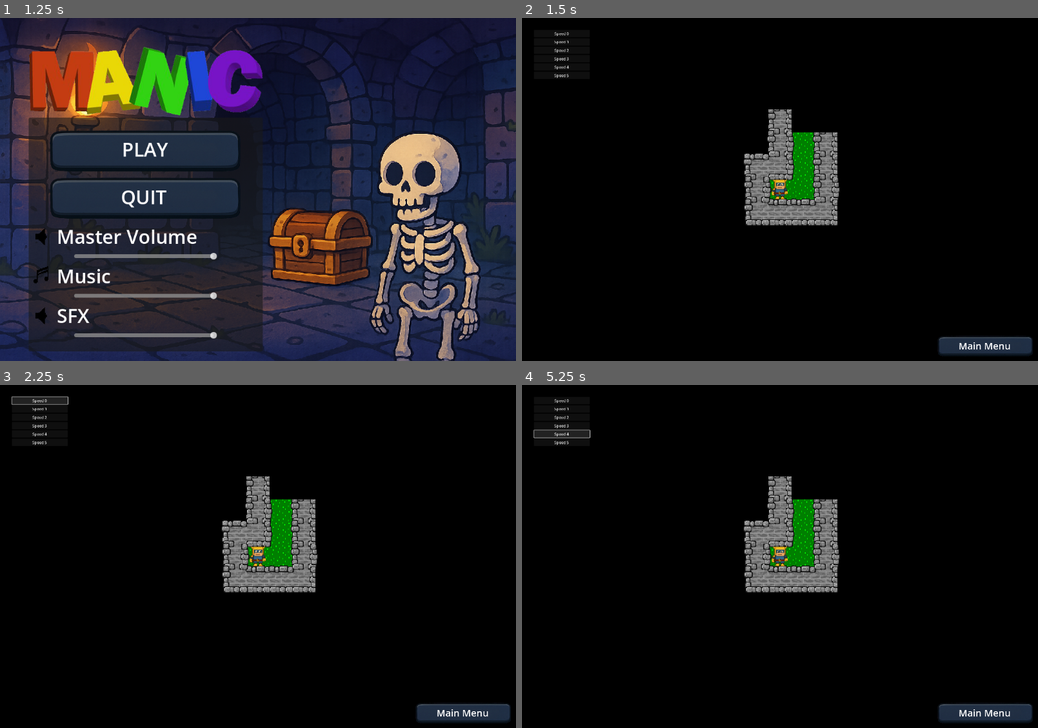
Above: before the commit, frames 1-4 (two rows, left to right).
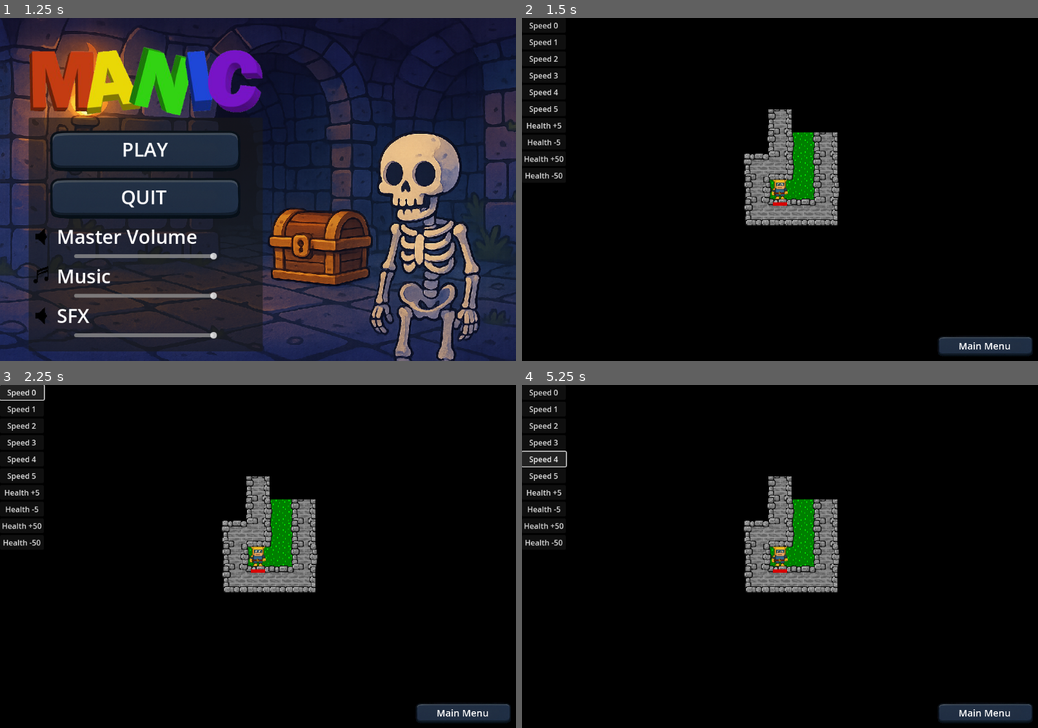
Above: after the commit, the same moments.

Repository: Krowerom/godot_manicdungeon
Game: Godot game, scene res://scenes/main_menu.tscn
Two runs of this game, one before a commit and one after it. Both use one fixed random seed, a clock stepped at 60 frames per second and the inputs below.
Inputs:
- Up to frame 1 (1.25 s): click "PLAY" at 0.5 s
- Up to frame 2 (1.5 s): click "PLAY" at 1.25 s
- Up to frame 3 (2.25 s): click "Speed 0" at 2 s
- Up to frame 4 (5.25 s): click "Speed 1" at 2.75 s; click "Speed 2" at 3.5 s; click "Speed 3" at 4.25 s; click "Speed 4" at 5 s

Frame 1 is identical in both runs. In frame 2, 0.8% of the frame differs, in the area x 0-52%, y 1-55%; in frame 3, 1.2%; in frame 4, 1.4%.

Commit message:
Added Player Health, Healthbar, death and escape scenes

Diff:
--- a/prefab/UI/testingame.tscn
+++ b/prefab/UI/testingame.tscn
@@ -13,47 +13,66 @@
 [node name="Positive" type="AudioStreamPlayer" parent="Sounds"]
 stream = ExtResource("2_cpnlg")
 
-[node name="TestSpeed" type="VBoxContainer" parent="."]
-layout_mode = 1
-anchors_preset = 15
-anchor_right = 1.0
-anchor_bottom = 1.0
-offset_left = 25.0
-offset_top = 25.0
-offset_right = 259.0
-offset_bottom = 231.0
-grow_horizontal = 2
-grow_vertical = 2
-scale = Vector2(0.5, 0.5)
+[node name="VBoxContainer" type="VBoxContainer" parent="."]
+layout_mode = 0
+offset_right = 40.0
+offset_bottom = 40.0
+
+[node name="TestSpeed" type="VBoxContainer" parent="VBoxContainer"]
+layout_mode = 2
 alignment = 1
 
-[node name="Speed0" type="Button" parent="TestSpeed"]
+[node name="Speed0" type="Button" parent="VBoxContainer/TestSpeed"]
 layout_mode = 2
 text = "Speed 0"
 
-[node name="Speed1" type="Button" parent="TestSpeed"]
+[node name="Speed1" type="Button" parent="VBoxContainer/TestSpeed"]
 layout_mode = 2
 text = "Speed 1"
 
-[node name="Speed2" type="Button" parent="TestSpeed"]
+[node name="Speed2" type="Button" parent="VBoxContainer/TestSpeed"]
 layout_mode = 2
 text = "Speed 2"
 
-[node name="Speed3" type="Button" parent="TestSpeed"]
+[node name="Speed3" type="Button" parent="VBoxContainer/TestSpeed"]
 layout_mode = 2
 text = "Speed 3"
 
-[node name="Speed4" type="Button" parent="TestSpeed"]
+[node name="Speed4" type="Button" parent="VBoxContainer/TestSpeed"]
 layout_mode = 2
 text = "Speed 4"
 
-[node name="Speed5" type="Button" parent="TestSpeed"]
+[node name="Speed5" type="Button" parent="VBoxContainer/TestSpeed"]
 layout_mode = 2
 text = "Speed 5"
 
-[connection signal="pressed" from="TestSpeed/Speed0" to="." method="_on_speed_0_pressed"]
-[connection signal="pressed" from="TestSpeed/Speed1" to="." method="_on_speed_1_pressed"]
-[connection signal="pressed" from="TestSpeed/Speed2" to="." method="_on_speed_2_pressed"]
-[connection signal="pressed" from="TestSpeed/Speed3" to="." method="_on_speed_3_pressed"]
-[connection signal="pressed" from="TestSpeed/Speed4" to="." method="_on_speed_4_pressed"]
-[connection signal="pressed" from="TestSpeed/Speed5" to="." method="_on_speed_5_pressed"]
+[node name="TestHealth" type="VBoxContainer" parent="VBoxContainer"]
+layout_mode = 2
+alignment = 1
+
+[node name="Health +5" type="Button" parent="VBoxContainer/TestHealth"]
+layout_mode = 2
+text = "Health +5"
+
+[node name="Health -5" type="Button" parent="VBoxContainer/TestHealth"]
+layout_mode = 2
+text = "Health -5"
+
+[node name="Health +50" type="Button" parent="VBoxContainer/TestHealth"]
+layout_mode = 2
+text = "Health +50"
+
+[node name="Health -50" type="Button" parent="VBoxContainer/TestHealth"]
+layout_mode = 2
+text = "Health -50"
+
+[connection signal="pressed" from="VBoxContainer/TestSpeed/Speed0" to="." method="_on_speed_0_pressed"]
+[connection signal="pressed" from="VBoxContainer/TestSpeed/Speed1" to="." method="_on_speed_1_pressed"]
+[connection signal="pressed" from="VBoxContainer/TestSpeed/Speed2" to="." method="_on_speed_2_pressed"]
+[connection signal="pressed" from="VBoxContainer/TestSpeed/Speed3" to="." method="_on_speed_3_pressed"]
+[connection signal="pressed" from="VBoxContainer/TestSpeed/Speed4" to="." method="_on_speed_4_pressed"]
+[connection signal="pressed" from="VBoxContainer/TestSpeed/Speed5" to="." method="_on_speed_5_pressed"]
+[connection signal="pressed" from="VBoxContainer/TestHealth/Health +5" to="." method="_on_health_add5_pressed"]
+[connection signal="pressed" from="VBoxContainer/TestHealth/Health -5" to="." method="_on_health_hit5_pressed"]
+[connection signal="pressed" from="VBoxContainer/TestHealth/Health +50" to="." method="_on_health_add50_pressed"]
+[connection signal="pressed" from="VBoxContainer/TestHealth/Health -50" to="." method="_on_health_hit50_pressed"]
--- /dev/null
+++ b/prefab/health.tscn
@@ -0,0 +1,7 @@
+[gd_scene load_steps=2 format=3 uid="uid://dbjbgyi1v1mtv"]
+
+[ext_resource type="Script" uid="uid://dvokk8073rc8i" path="res://scripts/health.gd" id="1_iu5nk"]
+
+[node name="Health" type="Node"]
+script = ExtResource("1_iu5nk")
+post_death_action = 1
--- /dev/null
+++ b/prefab/healthbar.tscn
@@ -0,0 +1,20 @@
+[gd_scene load_steps=4 format=3 uid="uid://bhm7m42ik3d7i"]
+
+[ext_resource type="Script" uid="uid://68agyjco6lxm" path="res://scripts/healthbar.gd" id="1_uhgln"]
+
+[sub_resource type="StyleBoxFlat" id="StyleBoxFlat_uhgln"]
+bg_color = Color(0.059849888, 0.047415875, 0.05985026, 1)
+
+[sub_resource type="StyleBoxFlat" id="StyleBoxFlat_pnq1j"]
+bg_color = Color(0.8495599, 3.2969565e-06, 1.540184e-06, 1)
+
+[node name="HealthBar" type="Node2D"]
+script = ExtResource("1_uhgln")
+
+[node name="ProgressBar" type="ProgressBar" parent="."]
+offset_right = 20.0
+offset_bottom = 5.0
+size_flags_vertical = 4
+theme_override_styles/background = SubResource("StyleBoxFlat_uhgln")
+theme_override_styles/fill = SubResource("StyleBoxFlat_pnq1j")
+show_percentage = false
--- a/prefab/player.tscn
+++ b/prefab/player.tscn
@@ -1,9 +1,11 @@
-[gd_scene load_steps=25 format=3 uid="uid://bxcu24ap5ce05"]
+[gd_scene load_steps=27 format=3 uid="uid://bxcu24ap5ce05"]
 
 [ext_resource type="Script" uid="uid://dh80p1emmlm2r" path="res://scripts/player.gd" id="1_oj046"]
 [ext_resource type="Texture2D" uid="uid://dww03ucptnyxy" path="res://assets/graphics/characters/Krow_Animations.png" id="1_umsav"]
 [ext_resource type="AudioStream" uid="uid://dhkhca6paj1bx" path="res://assets/sfx/step.mp3" id="3_a1o1i"]
 [ext_resource type="PackedScene" uid="uid://bbg6hmdp7l6oa" path="res://prefab/defogger.tscn" id="4_wowq3"]
+[ext_resource type="PackedScene" uid="uid://dbjbgyi1v1mtv" path="res://prefab/health.tscn" id="5_opt6g"]
+[ext_resource type="PackedScene" uid="uid://bhm7m42ik3d7i" path="res://prefab/healthbar.tscn" id="6_fmpo2"]
 
 [sub_resource type="AtlasTexture" id="AtlasTexture_oj046"]
 atlas = ExtResource("1_umsav")
@@ -174,3 +176,8 @@
 shape = SubResource("RectangleShape2D_oj046")
 
 [node name="Defogger" parent="." instance=ExtResource("4_wowq3")]
+
+[node name="Health" parent="." instance=ExtResource("5_opt6g")]
+
+[node name="HealthBar" parent="." instance=ExtResource("6_fmpo2")]
+position = Vector2(-10, 18)
--- /dev/null
+++ b/scenes/death.tscn
@@ -0,0 +1,36 @@
+[gd_scene load_steps=3 format=3 uid="uid://jrtq7y7w3oxh"]
+
+[ext_resource type="Script" uid="uid://b4wqpvfkbebwp" path="res://scripts/death.gd" id="1_0hhgj"]
+[ext_resource type="Texture2D" uid="uid://ch8tlfq4ciuqe" path="res://assets/graphics/ui_elements/Dungeon_ChatGPT.png" id="2_w8wr1"]
+
+[node name="Death" type="Node2D"]
+script = ExtResource("1_0hhgj")
+
+[node name="CanvasLayer" type="CanvasLayer" parent="."]
+
+[node name="TextureRect" type="TextureRect" parent="CanvasLayer"]
+anchors_preset = 15
+anchor_right = 1.0
+anchor_bottom = 1.0
+grow_horizontal = 2
+grow_vertical = 2
+texture = ExtResource("2_w8wr1")
+expand_mode = 2
+
+[node name="Label" type="Label" parent="CanvasLayer"]
+anchors_preset = 8
+anchor_left = 0.5
+anchor_top = 0.5
+anchor_right = 0.5
+anchor_bottom = 0.5
+offset_left = -37.0
+offset_top = -11.5
+offset_right = 37.0
+offset_bottom = 11.5
+grow_horizontal = 2
+grow_vertical = 2
+theme_override_colors/font_color = Color(1, 0, 0, 1)
+theme_override_font_sizes/font_size = 80
+text = "You Died!"
+horizontal_alignment = 1
+vertical_alignment = 1
--- /dev/null
+++ b/scenes/escape.tscn
@@ -0,0 +1,36 @@
+[gd_scene load_steps=3 format=3 uid="uid://b0kcpkofyww52"]
+
+[ext_resource type="Script" uid="uid://b4wqpvfkbebwp" path="res://scripts/death.gd" id="1_fu77f"]
+[ext_resource type="Texture2D" uid="uid://06im82b43vre" path="res://assets/graphics/ui_elements/Escaped_ChatGPT_1.png" id="2_ig01c"]
+
+[node name="Escape" type="Node2D"]
+script = ExtResource("1_fu77f")
+
+[node name="CanvasLayer" type="CanvasLayer" parent="."]
+
+[node name="TextureRect" type="TextureRect" parent="CanvasLayer"]
+anchors_preset = 15
+anchor_right = 1.0
+anchor_bottom = 1.0
+offset_left = -228.0
+offset_top = -152.0
+offset_right = 228.0
+offset_bottom = 152.0
+grow_horizontal = 2
+grow_vertical = 2
+texture = ExtResource("2_ig01c")
+expand_mode = 2
+
+[node name="Label" type="Label" parent="CanvasLayer"]
+anchors_preset = 5
+anchor_left = 0.5
+anchor_right = 0.5
+offset_left = -422.0
+offset_right = 422.0
+offset_bottom = 175.0
+grow_horizontal = 2
+theme_override_colors/font_color = Color(1, 0.34901962, 0, 1)
+theme_override_font_sizes/font_size = 80
+text = "You Escaped!!"
+horizontal_alignment = 1
+vertical_alignment = 1
--- /dev/null
+++ b/scripts/death.gd
@@ -0,0 +1,6 @@
+extends Node2D
+
+# Called when the node enters the scene tree for the first time.
+func _ready() -> void:
+	await get_tree().create_timer(3).timeout
+	get_tree().change_scene_to_file("res://scenes/main_menu.tscn")
--- a/scripts/exit_door.gd
+++ b/scripts/exit_door.gd
@@ -10,7 +10,7 @@
 		await get_tree().create_timer(1.5).timeout
 		body.MOVE_DURATION = curSpeed #restore speed
 		if Settings.currentLevel >= 5 and random + (Settings.currentLevel * 5) > 80:
-			get_tree().change_scene_to_file("res://scenes/main_menu.tscn")
+			get_tree().change_scene_to_file("res://scenes/escape.tscn")
 			Settings.currentLevel = 1
 		else:
 			Settings.currentLevel += 1
--- /dev/null
+++ b/scripts/health.gd
@@ -0,0 +1,41 @@
+extends Node
+class_name health
+
+signal on_change (current: int, max: int)
+signal on_take_damage ()
+signal on_die ()
+
+enum PostDeath {DestroyNode, DeathScene}
+
+var current: int
+@export var maxhealth : int = 100
+@export var post_death_action : PostDeath
+@export var drop_on_death : PackedScene
+
+func _ready() -> void:
+	current = maxhealth
+
+func take_damage(amount: int):
+	current -= amount
+	on_change.emit(current, maxhealth)
+	on_take_damage.emit()
+	if current <= 0:
+		die()
+
+func die():
+	on_die.emit()
+	if drop_on_death != null:
+		var drop = drop_on_death.instantiate()
+		get_node("/root/").add_child(drop)
+		drop.position = get_parent().position
+	if post_death_action == PostDeath.DestroyNode:
+		get_parent().queue_free()
+	elif post_death_action == PostDeath.DeathScene:
+		get_tree().change_scene_to_file("res://scenes/death.tscn")
+		#get_tree().reload_current_scene()
+
+func heal (amount: int):
+	current += amount
+	if current > maxhealth:
+		current = maxhealth
+	on_change.emit(current,maxhealth)
--- /dev/null
+++ b/scripts/healthbar.gd
@@ -0,0 +1,12 @@
+extends Node2D
+@onready var bar: ProgressBar = $ProgressBar
+@onready var myhealth: health = get_parent().get_node("Health")
+
+func _ready() -> void:
+	bar.max_value = myhealth.maxhealth
+	bar.value = myhealth.current
+	myhealth.on_change.connect(_on_health_changed)
+
+func _on_health_changed(current: int, maxval: int) -> void:
+	bar.max_value = maxval
+	bar.value = current
--- a/scripts/player.gd
+++ b/scripts/player.gd
@@ -14,6 +14,8 @@
 var is_moving := false
 var move_dir := Vector2.ZERO
 var move_timer := 0.0
+
+
 
 func _ready() -> void:
 	print(testingmenu)
--- a/scripts/testingame.gd
+++ b/scripts/testingame.gd
@@ -11,6 +11,7 @@
 	5: 0.2
 }
 @onready var positiveSound: AudioStreamPlayer = $Sounds/Positive
+@onready var myhealth: health = get_node("/root/Game/Player/Health")
 
 func _on_speed_0_pressed() -> void:
 	positiveSound.play()
@@ -41,3 +42,15 @@
 	positiveSound.play()
 	print("SetSpeed:",WalkSpeed[5])
 	speed_changed.emit(WalkSpeed[5])
+
+func _on_health_add5_pressed() -> void:
+	myhealth.heal(5)
+
+func _on_health_hit5_pressed() -> void:
+	myhealth.take_damage(5)
+
+func _on_health_add50_pressed() -> void:
+	myhealth.heal(50)
+
+func _on_health_hit50_pressed() -> void:
+	myhealth.take_damage(50)
Not shown, added: export_presets.cfg
Not shown, added: scripts/death.gd.uid
Not shown, added: scripts/health.gd.uid
Not shown, added: scripts/healthbar.gd.uid
